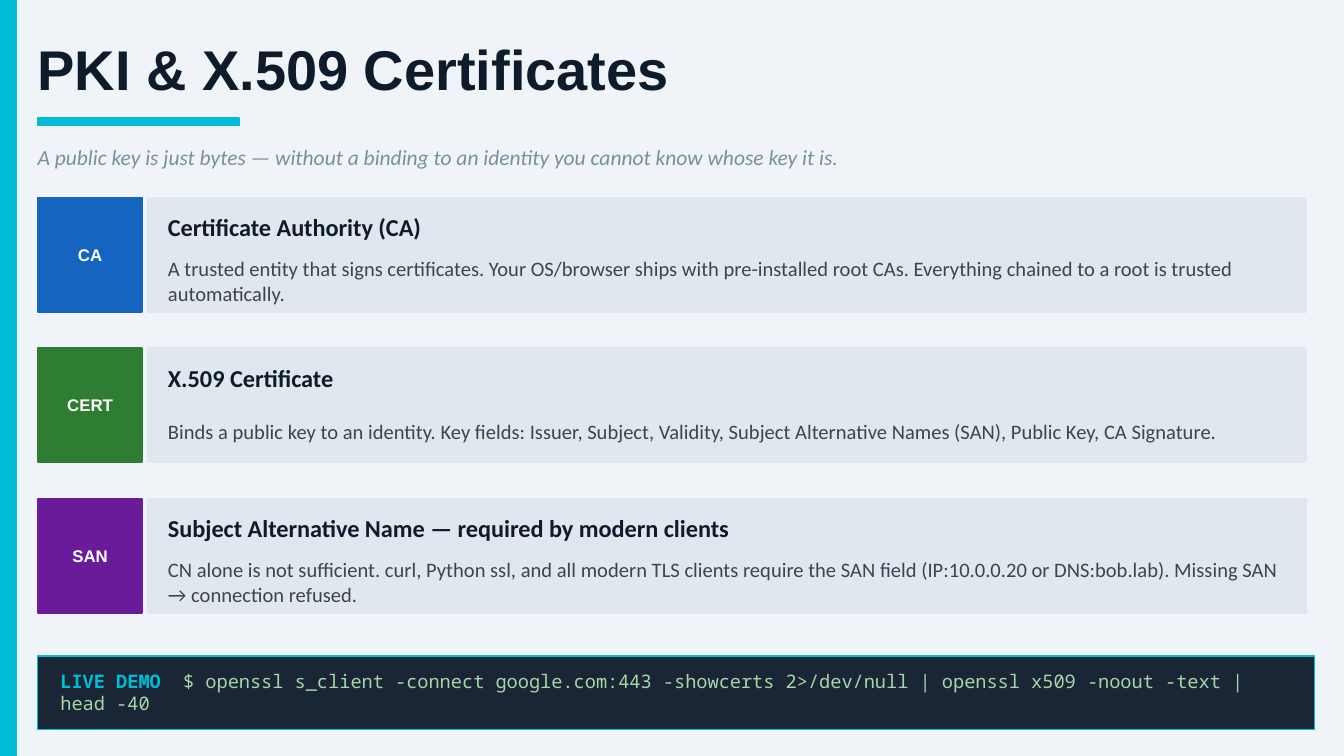
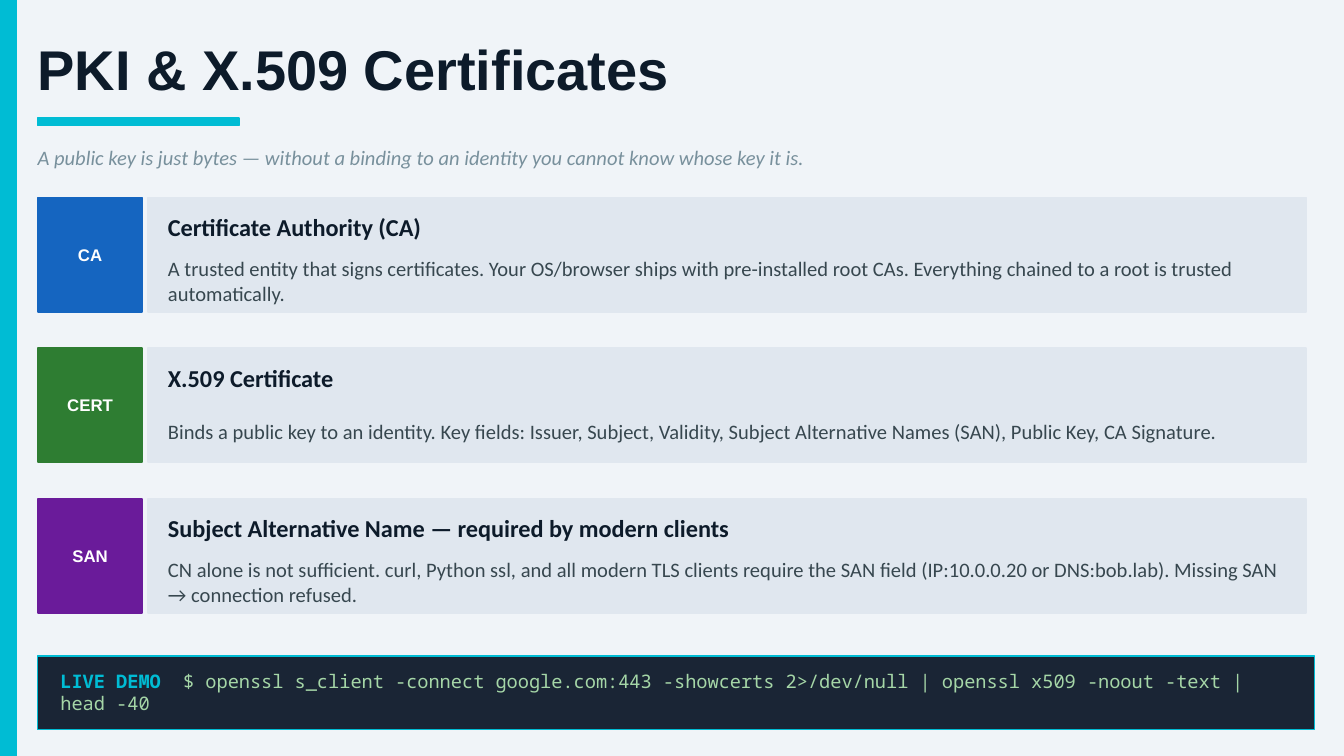
Before and after one commit to DeMaCS-UNICAL/NetworkSecurity, a slide deck: slide 6 of lab/Session_03_TLS/Lab_03_Slides_2026_v2.pptx. Drawn at 1344x756 pixels with LibreOffice and Linux fonts; fonts in the diff are those of the drawing. Boxes give left, top, right and bottom in pixels: in the first picture for what was removed or moved away, otherwise in the second. Text is boxed around its words. In the diff, an @@ line names an element or a change of style, - is before the commit and + after.

```diff
--- a/lab/Session_03_TLS/Lab_03_Slides_2026_v2.pptx
+++ b/lab/Session_03_TLS/Lab_03_Slides_2026_v2.pptx
@@ text "A public key is just ..." at (38,151,804,169): size 11.5 to 11 pt @@
```
Also in this commit, not shown: 12 other slides changed, 1 slide removed.
